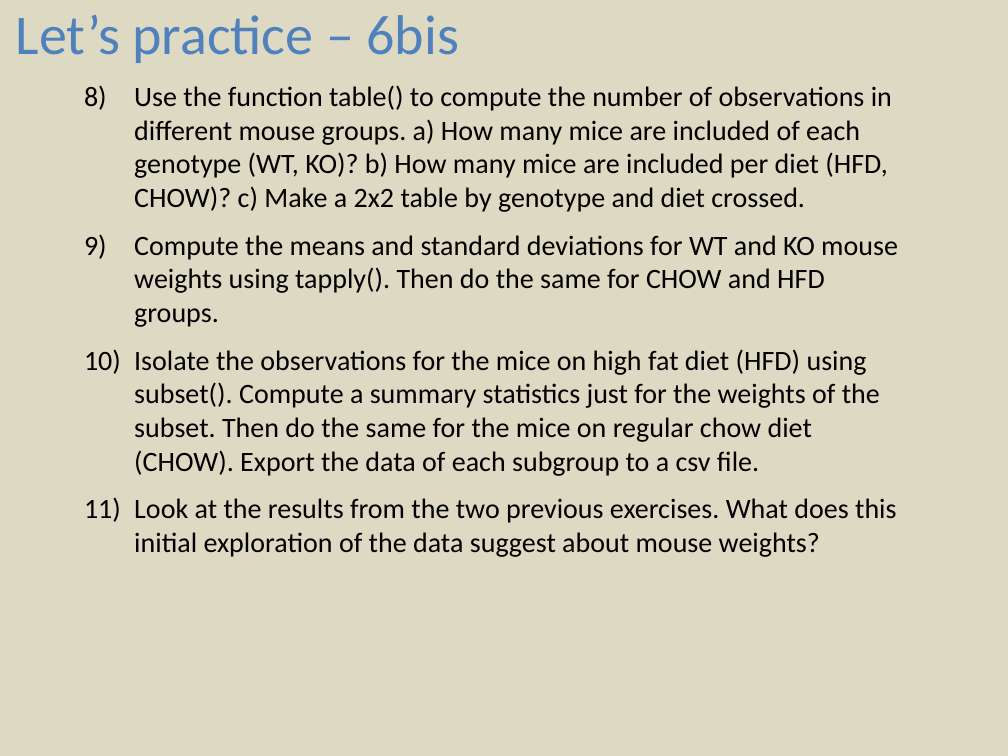
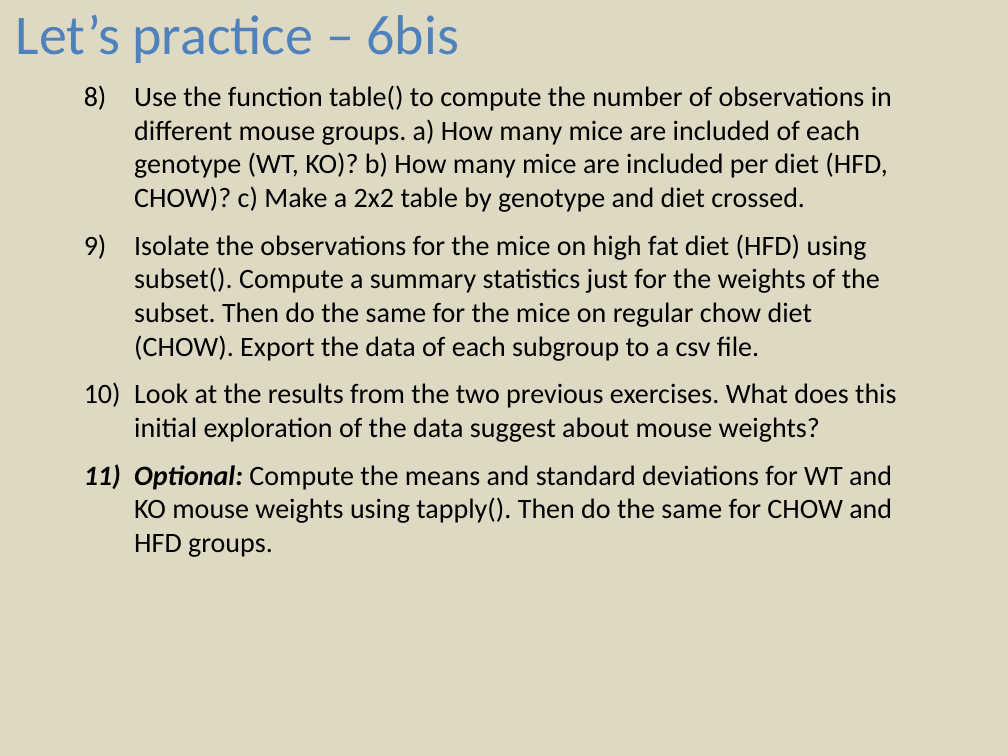
Before and after one commit to sib-swiss/first-steps-with-R-training, a slide deck: slide 8 of assets/pptx/First-steps-with-R_practicals_day1.pptx (slide 7 before the commit). Drawn at 1008x756 pixels with LibreOffice and Linux fonts; fonts in the diff are those of the drawing. Boxes give left, top, right and bottom in pixels: in the first picture for what was removed or moved away, otherwise in the second. Text is boxed around its words. In the diff, an @@ line names an element or a change of style, - is before the commit and + after.

```diff
--- a/assets/pptx/First-steps-with-R_practicals_day1.pptx
+++ b/assets/pptx/First-steps-with-R_practicals_day1.pptx
@@ text at bbox=[134, 235, 898, 327]: paragraph removed @@
-  9) Compute the means and standard deviations for WT and KO mouse weights using tapply(). Then do the same for CHOW and HFD groups.
@@ text at bbox=[134, 465, 892, 557]: paragraph added @@
+  11) Optional: Compute the means and standard deviations for WT and KO mouse weights using tapply(). Then do the same for CHOW and HFD groups.
```
Also in this commit, not shown: 5 other slides changed, 2 slides added, 1 slide removed, 17 other files.
